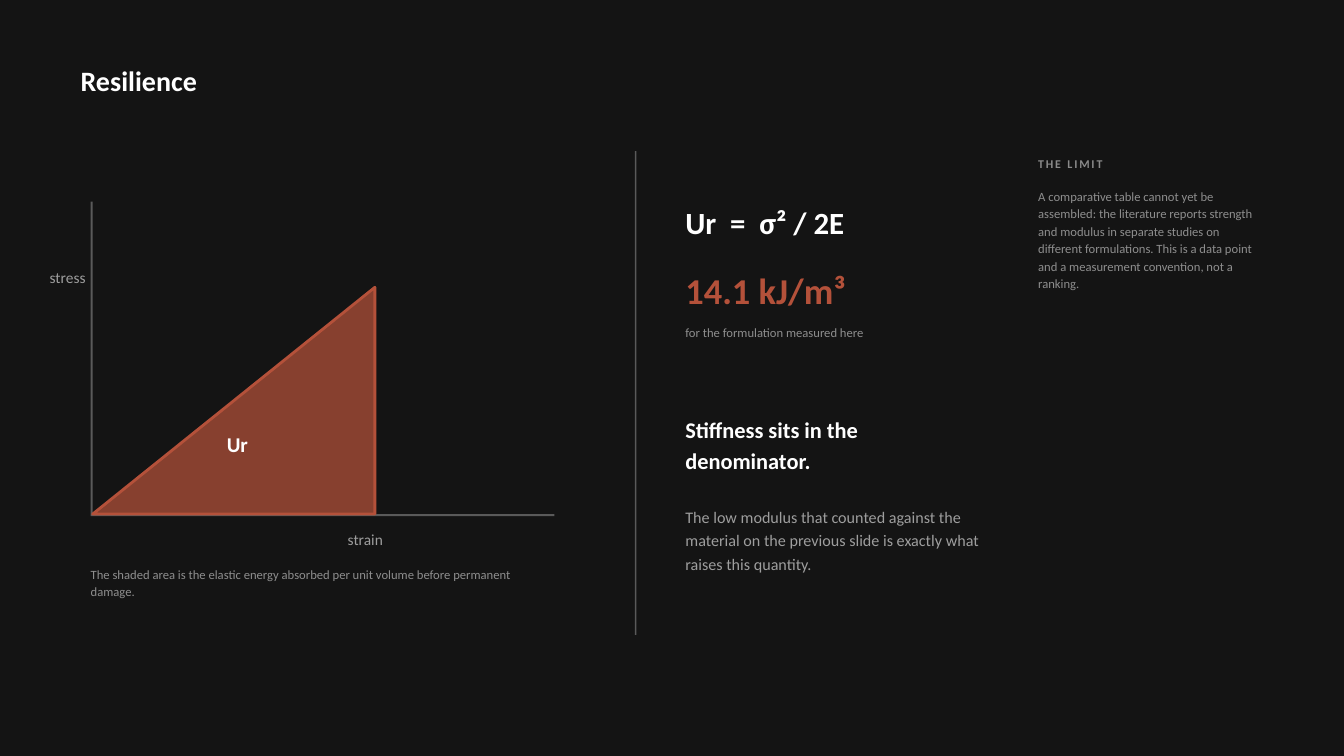
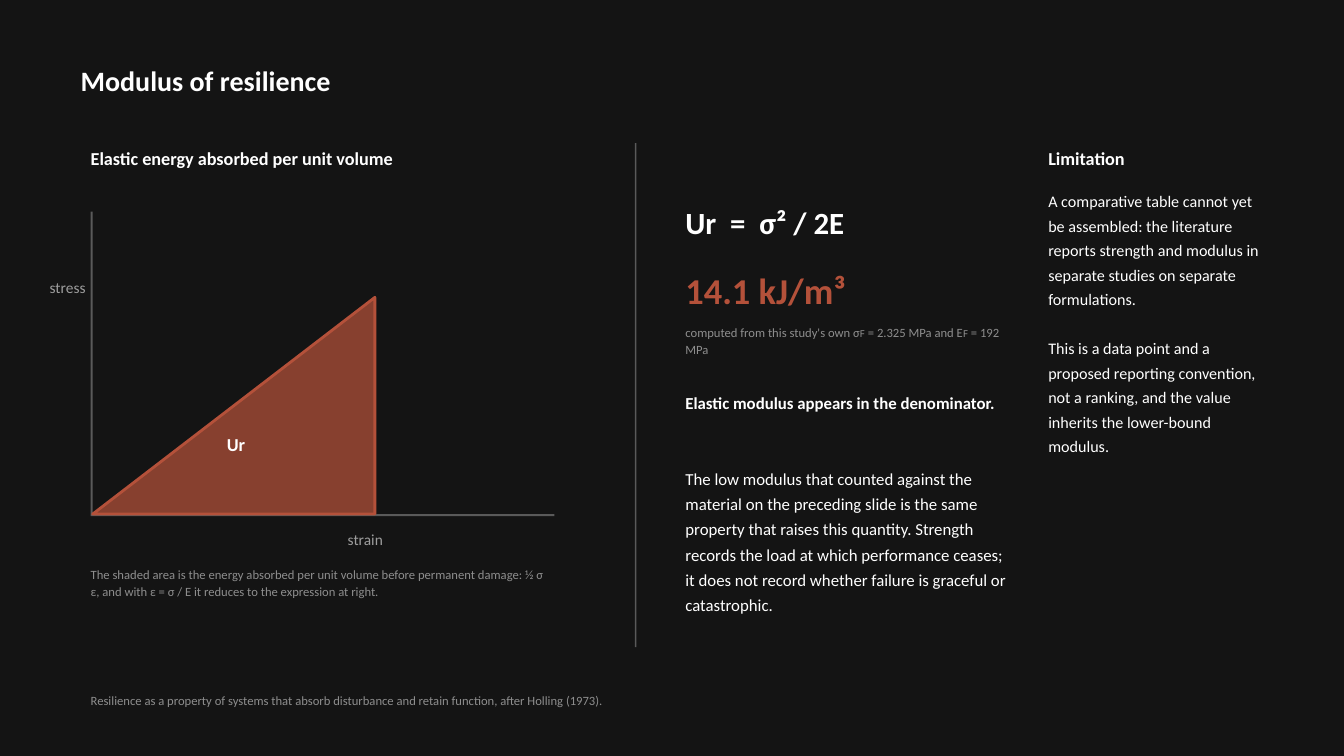
Before and after one commit to bunal91/sanat-ve-mekan, a slide deck: slide 24 of konferans-bildirisi/06-sunum/ICSMMEP26_Presentation_Unal.pptx (slide 22 before the commit). Drawn at 1344x756 pixels with LibreOffice and Linux fonts; fonts in the diff are those of the drawing. Boxes give left, top, right and bottom in pixels: in the first picture for what was removed or moved away, otherwise in the second. Text is boxed around its words. In the diff, an @@ line names an element or a change of style, - is before the commit and + after.

```diff
--- a/konferans-bildirisi/06-sunum/ICSMMEP26_Presentation_Unal.pptx
+++ b/konferans-bildirisi/06-sunum/ICSMMEP26_Presentation_Unal.pptx
@@ text at <box>81,71,331,92</box>: text changed @@
-Resilience
+Modulus of resilience
@@ rectangle: place and size @@
-rectangle at <box>635,151,636,635</box>
+rectangle at <box>635,143,636,647</box>
@@ text added at <box>91,152,392,168</box>, 13 pt, text #FFFFFF, bold @@
+Elastic energy absorbed per unit volume
@@ text removed at <box>1038,160,1102,168</box> @@
-THE LIMIT
@@ text added at <box>1048,152,1124,165</box>, 13 pt, text #FFFFFF, bold @@
+Limitation
@@ text at <box>1048,195,1259,452</box>: text changed; size 9 to 11.5 pt; text colour #8E8E8E to #FFFFFF @@
-A comparative table cannot yet be assembled: the literature reports strength and modulus in separate studies on different formulations. This is a data point and a measurement convention, not a ranking.
+A comparative table cannot yet be assembled: the literature reports strength and modulus in separate studies on separate formulations.
+This is a data point and a proposed reporting convention, not a ranking, and the value inherits the lower-bound modulus.
@@ rectangle: place and size @@
-rectangle at <box>91,202,93,514</box>
+rectangle at <box>91,212,93,514</box>
@@ text "stress": place and size @@
-text "stress" at <box>50,273,86,283</box>
+text "stress" at <box>50,283,86,293</box>
@@ right triangle: place and size @@
-right triangle at <box>93,287,375,514</box>
+right triangle at <box>93,297,375,514</box>
@@ text at <box>685,328,999,354</box>: text changed @@
-for the formulation measured here
+computed from this study's own σꜰ = 2.325 MPa and Eꜰ = 192 MPa
@@ text "Elastic modulus appears in the ..." at <box>685,397,995,412</box>: vertical alignment middle to top @@
@@ text at <box>685,397,995,412</box>: text changed; size 16 to 12 pt @@
-Stiffness sits in the denominator.
+Elastic modulus appears in the denominator.
@@ text "Ur" at <box>227,439,245,451</box>: size 15 to 13 pt @@
@@ text at <box>685,473,1006,614</box>: text changed; size 11.5 to 12 pt; text colour #9E9E9E to #FFFFFF @@
-The low modulus that counted against the material on the previous slide is exactly what raises this quantity.
+The low modulus that counted against the material on the preceding slide is the same property that raises this quantity. Strength records the load at which performance ceases; it does not record whether failure is graceful or catastrophic.
@@ text at <box>91,570,543,598</box>: text changed @@
-The shaded area is the elastic energy absorbed per unit volume before permanent damage.
+The shaded area is the energy absorbed per unit volume before permanent damage: ½ σ ε, and with ε = σ / E it reduces to the expression at right.
@@ text added at <box>91,696,602,707</box>, 9 pt, text #8E8E8E @@
+Resilience as a property of systems that absorb disturbance and retain function, after Holling (1973).
```
Also in this commit, not shown: 20 other slides changed, 8 slides added, 6 slides removed, 4 other files.
